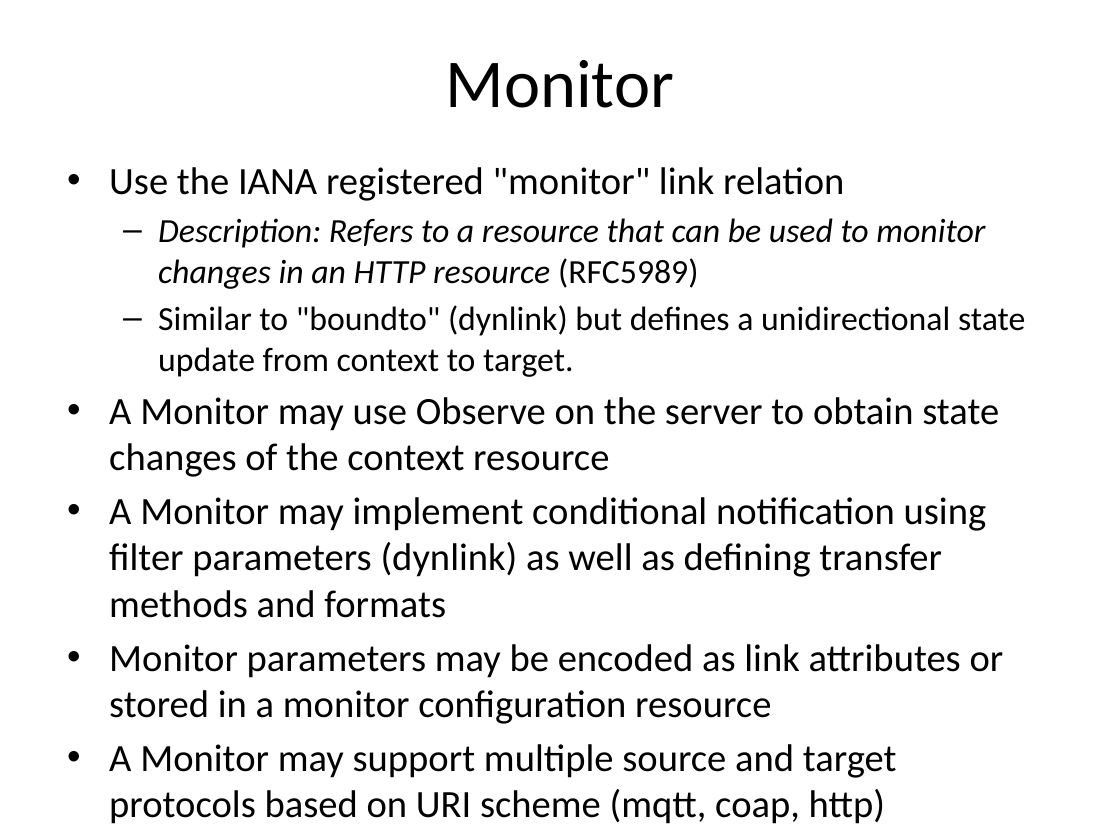
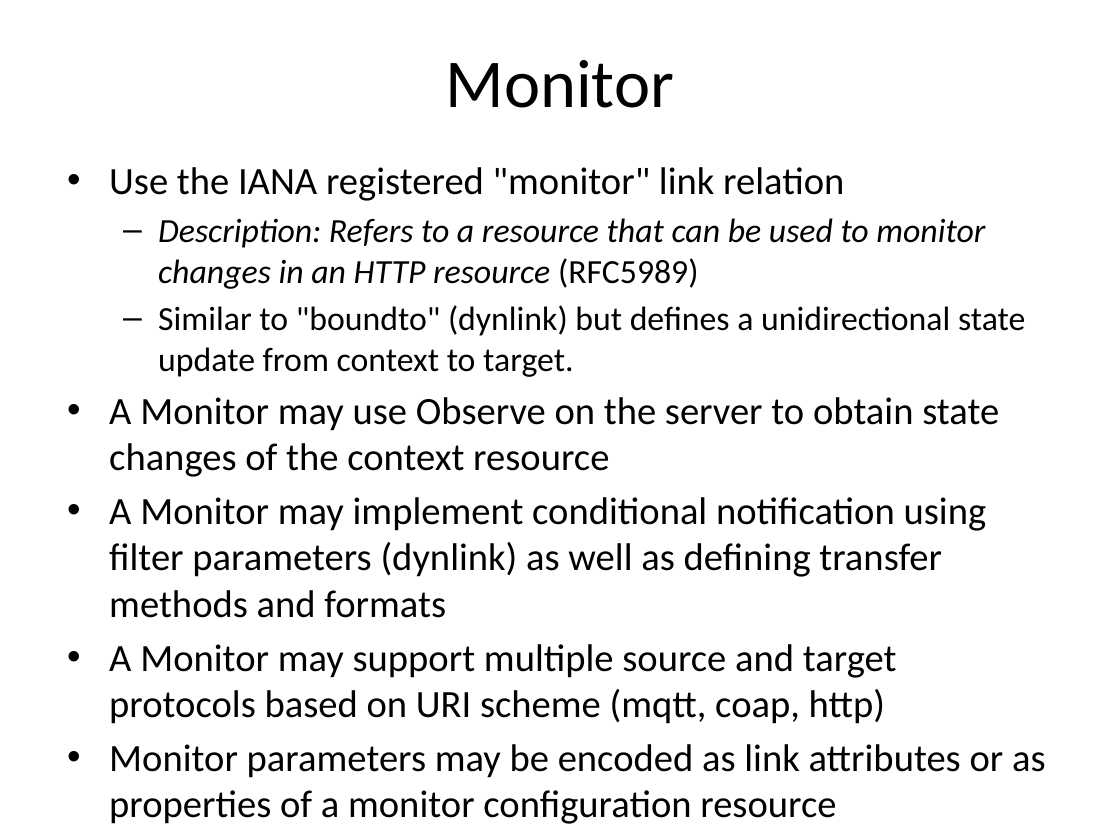
Before and after one commit to connectIOT/iotivity-servient, a slide deck: slide 4 of docs/RESTful Notification.pptx. Drawn at 1120x840 pixels with LibreOffice and Linux fonts; fonts in the diff are those of the drawing. Boxes give left, top, right and bottom in pixels: in the first picture for what was removed or moved away, otherwise in the second. Text is boxed around its words. In the diff, an @@ line names an element or a change of style, - is before the commit and + after.

```diff
--- a/docs/RESTful Notification.pptx
+++ b/docs/RESTful Notification.pptx
@@ text at [109,644,1004,724]: paragraph removed @@
-• Monitor parameters may be encoded as link attributes or stored in a monitor configuration resource
@@ text at [109,744,1046,824]: paragraph added @@
+• Monitor parameters may be encoded as link attributes or as properties of a monitor configuration resource
```
Also in this commit, not shown: 2 other slides changed, 1 other file.
